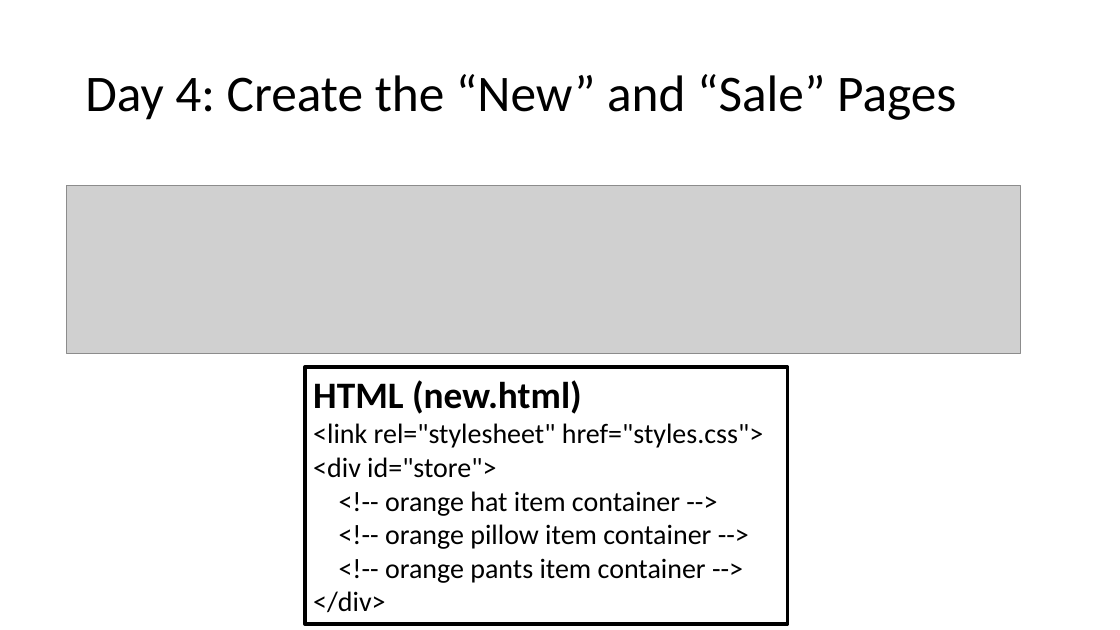
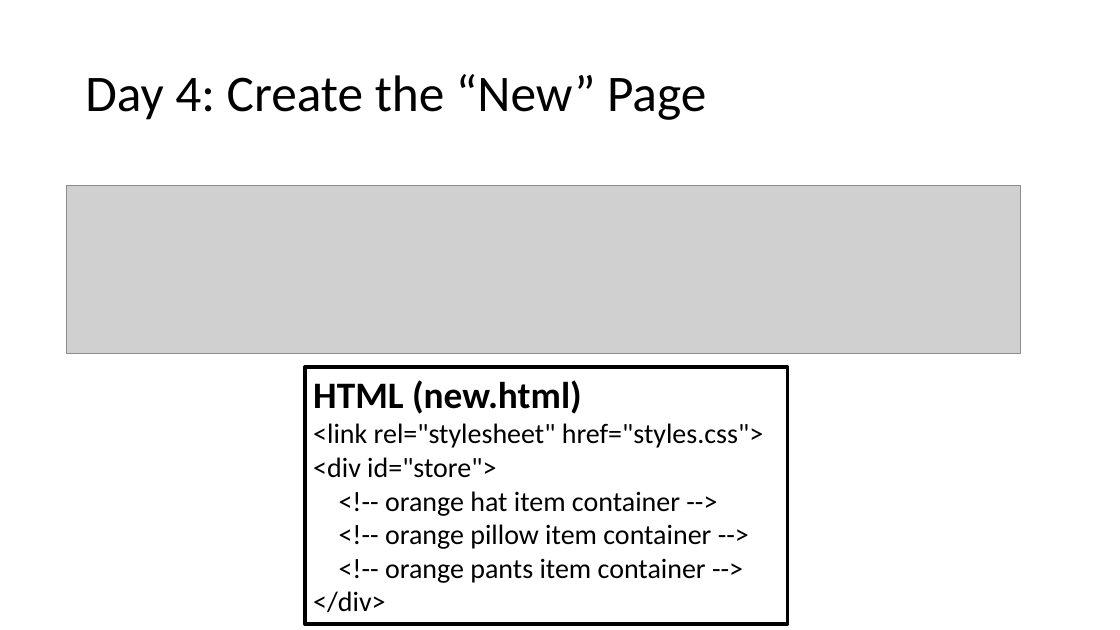
Before and after one commit to MrJoshGross/Course-Curricular-Material, a slide deck: slide 10 of Computer Science Principles/Projects/Project 3/Project 3 Checklist.pptx. Drawn at 1120x630 pixels with LibreOffice and Linux fonts; fonts in the diff are those of the drawing; grey boxes stand for pictures. Boxes give left, top, right and bottom in pixels: in the first picture for what was removed or moved away, otherwise in the second. Text is boxed around its words. In the diff, an @@ line names an element or a change of style, - is before the commit and + after.

```diff
--- a/Computer Science Principles/Projects/Project 3/Project 3 Checklist.pptx
+++ b/Computer Science Principles/Projects/Project 3/Project 3 Checklist.pptx
@@ title at (85,74,706,120): text changed @@
-Day 4: Create the “New” and “Sale” Pages
+Day 4: Create the “New” Page
```
Also in this commit, not shown: 2 other slides changed.
